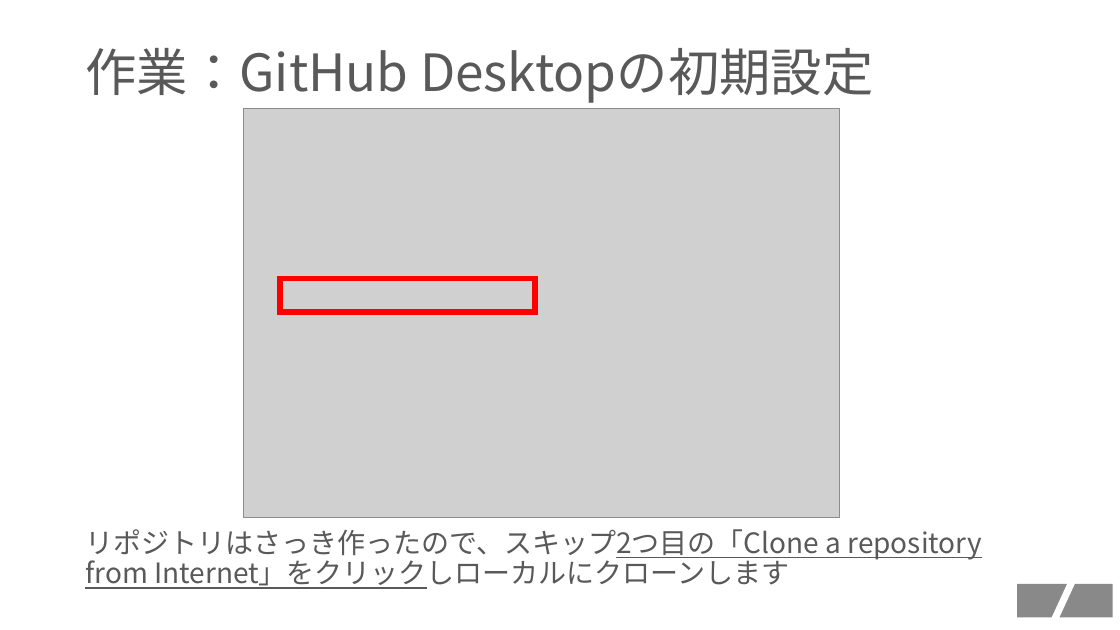
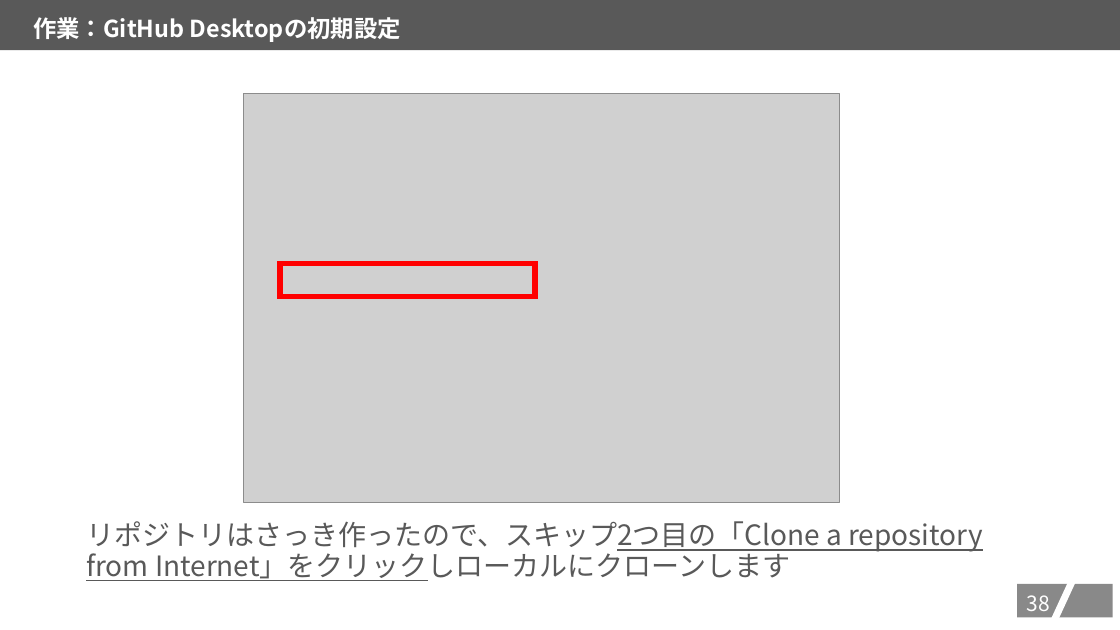
Before and after one commit to kait-takanolab/1821086_matsuo_thesis, a slide deck: slide 39 of GITHUBスタートアップ/GITHUBセットアップの会.pptx. Drawn at 1120x630 pixels with LibreOffice and Linux fonts; fonts in the diff are those of the drawing; grey boxes stand for pictures. Boxes give left, top, right and bottom in pixels: in the first picture for what was removed or moved away, otherwise in the second. Text is boxed around its words. In the diff, an @@ line names an element or a change of style, - is before the commit and + after.

```diff
--- a/GITHUBスタートアップ/GITHUBセットアップの会.pptx
+++ b/GITHUBスタートアップ/GITHUBセットアップの会.pptx
@@ rectangle "作業：GitHub Desktopの初期設定": place and size @@
-rectangle "作業：GitHub Desktopの初期設定" at [85, 48, 873, 103]
+rectangle "作業：GitHub Desktopの初期設定" at [0, 0, 1120, 50]
@@ rectangle "作業：GitHub Desktopの初期設定" at [0, 0, 1120, 50]: size 44 to 20 pt, text colour #595959 to #FFFFFF, bold on; line spacing 0.9 to 1; fill none to #595959 @@
@@ picture: place and size @@
-picture at [244, 109, 839, 518]
+picture at [244, 93, 839, 502]
@@ rectangle: place and size @@
-rectangle at [280, 279, 535, 313]
+rectangle at [280, 264, 535, 297]
@@ text "リポジトリはさっき作ったので、スキップ2つ目の「Clone a repository from Internet」をクリ ...": place and size @@
-text "リポジトリはさっき作ったので、スキップ2つ目の「Clone a repository from Internet」をクリ ..." at [85, 529, 982, 589]
+text "リポジトリはさっき作ったので、スキップ2つ目の「Clone a repository from Internet」をクリ ..." at [86, 521, 983, 581]
@@ page number added at [1027, 595, 1050, 611], 18 pt, text #FFFFFF @@
+38
```
Also in this commit, not shown: 49 other slides changed.
